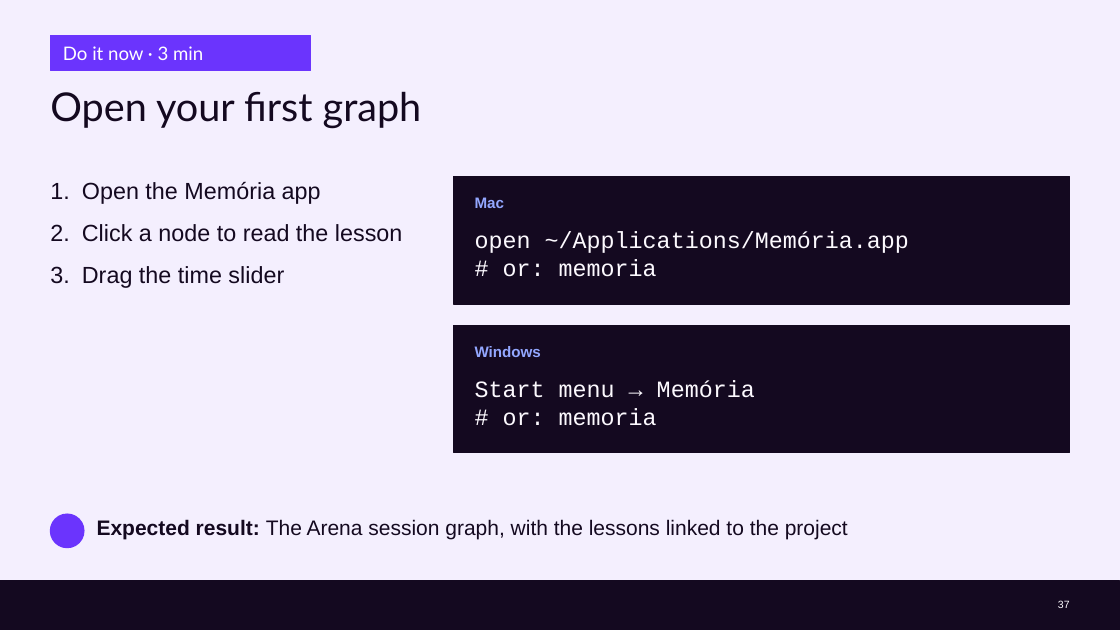
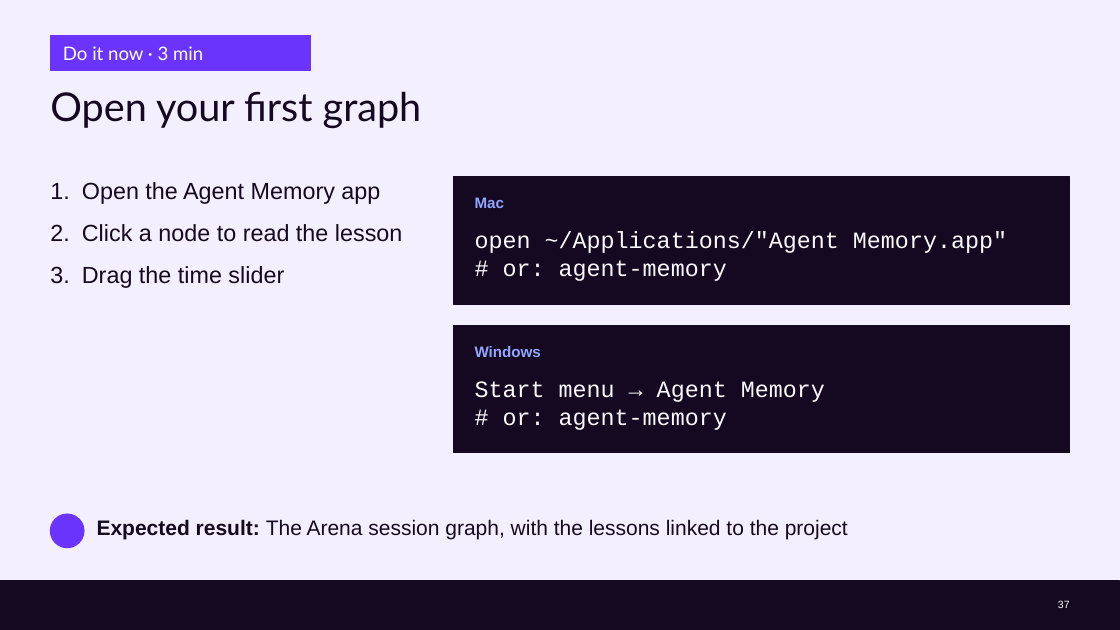
Before and after one commit to cx-guilherme-pinto/workshop-claude, a slide deck: slide 37 of slides/workshop.en.pptx. Drawn at 1120x630 pixels with LibreOffice and Linux fonts; fonts in the diff are those of the drawing; background and template pictures are left out. Boxes give left, top, right and bottom in pixels: in the first picture for what was removed or moved away, otherwise in the second. Text is boxed around its words. In the diff, an @@ line names an element or a change of style, - is before the commit and + after.

```diff
--- a/slides/workshop.en.pptx
+++ b/slides/workshop.en.pptx
@@ text at (82, 182, 380, 204): text changed @@
-1. Open the Memória app
+1. Open the Agent Memory app
@@ text at (475, 231, 1007, 281): text changed @@
-open ~/Applications/Memória.app
-# or: memoria
+open ~/Applications/"Agent Memory.app"
+# or: agent-memory
@@ text at (475, 381, 825, 430): text changed @@
-Start menu → Memória
-# or: memoria
+Start menu → Agent Memory
+# or: agent-memory
```
Also in this commit, not shown: 11 other slides changed, 35 other files.
